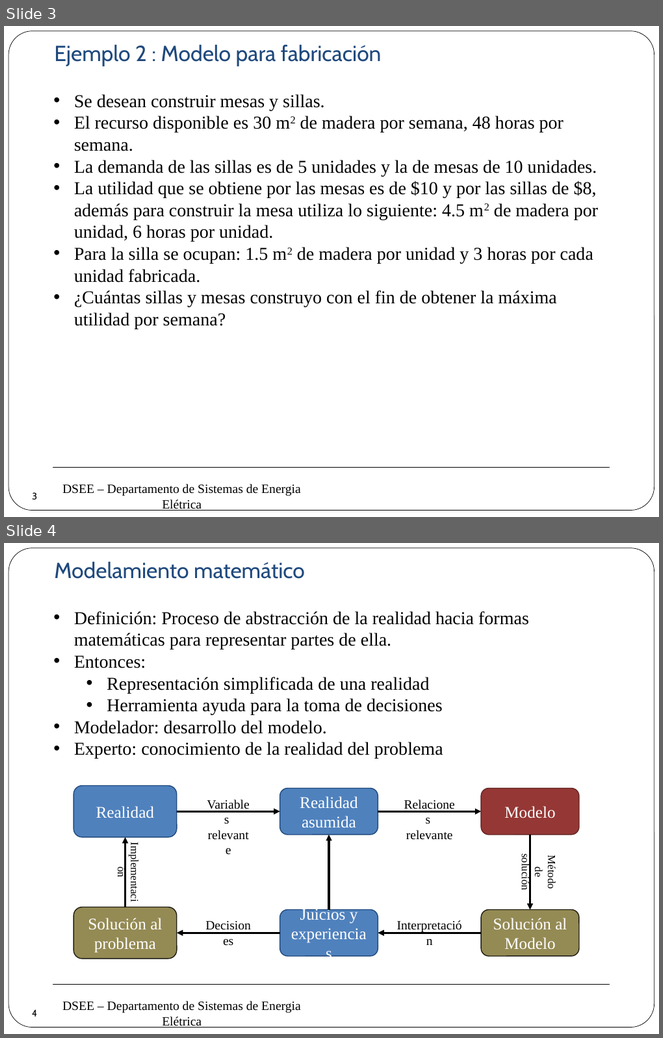
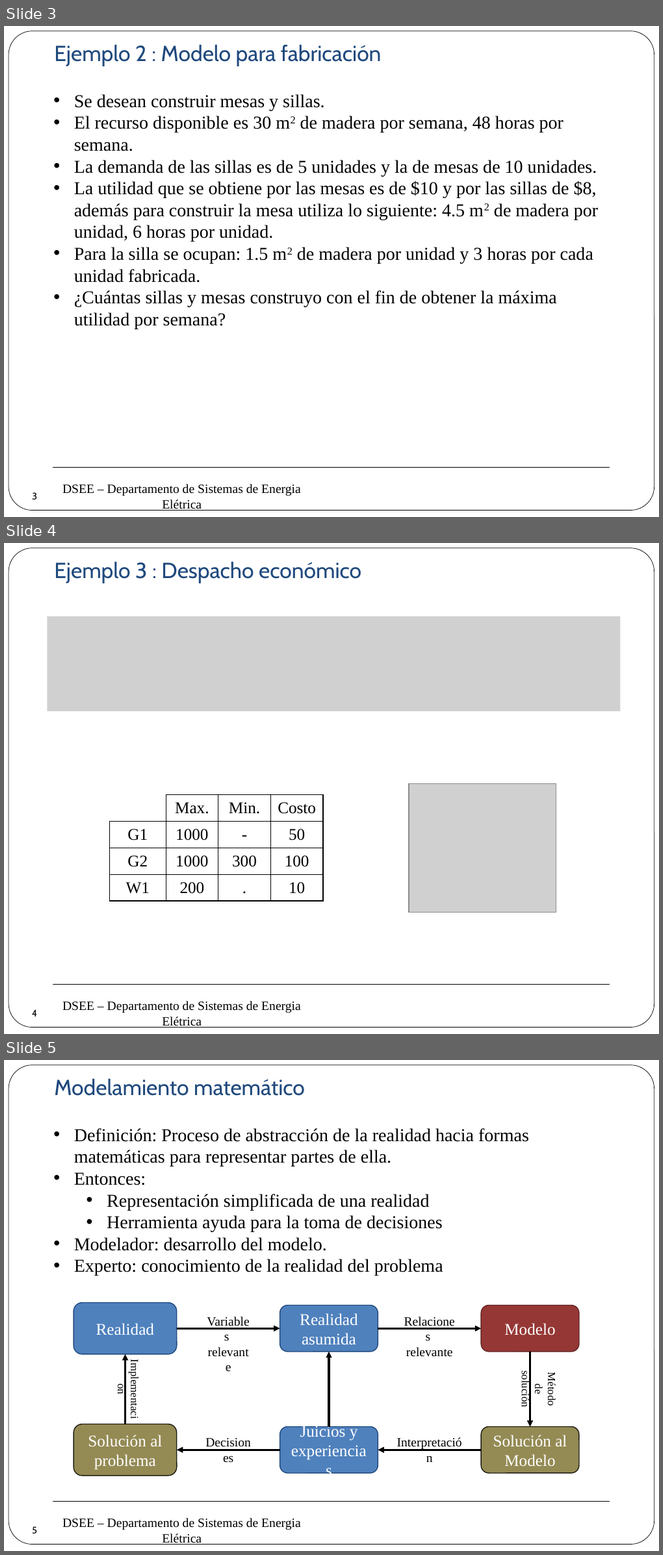
Before and after one commit to erikfilias/Power-Systems-Optimization-using-Julia-Language, a slide deck: 1. Lectures/Introducción a la Optimización aplicada a Sistemas de Energía Eléctrica/Dia 1/2. Modelamiento e Optimización.pptx. Shown one above the other, each under a label of ours: slides 3 and 4 before the commit, slides 3, 4 and 5 after it. The pictures are 663x1038 and 663x1555 pixels, drawn with LibreOffice and Linux fonts; fonts in the diff are those of the drawing; grey boxes stand for pictures; background and template pictures are left out. Boxes give left, top, right and bottom in pixels: in the first picture for what was removed or moved away, otherwise in the second. Text is boxed around its words. In the diff, an @@ line names an element or a change of style, - is before the commit and + after.

```diff
--- a/1. Lectures/Introducción a la Optimización aplicada a Sistemas de Energía Eléctrica/Dia 1/2. Modelamiento e Optimización.pptx
+++ b/1. Lectures/Introducción a la Optimización aplicada a Sistemas de Energía Eléctrica/Dia 1/2. Modelamiento e Optimización.pptx
@@ slide 4 added at bbox=[4, 543, 659, 1034], background #FFFFFF; not listed: 3 template elements that a slide beside it also shows @@
@@ text added at bbox=[54, 561, 362, 583], 24 pt, text #1F497D @@
+Ejemplo 3 : Despacho económico
@@ picture added at bbox=[48, 616, 621, 711] @@
@@ table added at bbox=[109, 795, 323, 901], 4 rows, 4 columns @@
+ | Max. | Min. | Costo
+G1 | 1000 | - | 50
+G2 | 1000 | 300 | 100
+W1 | 200 | . | 10
@@ picture added at bbox=[409, 783, 556, 913] @@
@@ page number added at bbox=[22, 1001, 48, 1026], 10.5 pt, text #000000 @@
+4
@@ what was slide 4 is now slide 5 @@
@@ page number at bbox=[32, 1527, 37, 1534]: text changed @@
-4
+5
```
Also in this commit, not shown: 2 other files.
